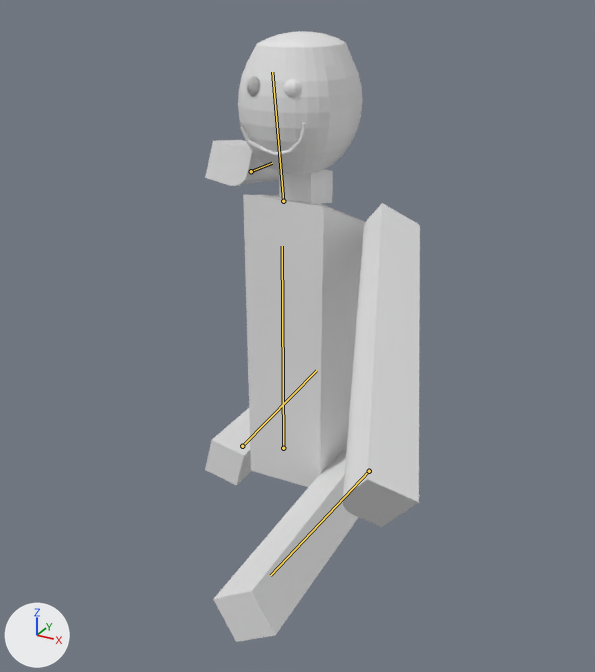
Renders of the FBX model Assets/game_guy 1.fbx from each side of a commit.
Before and after are seen from a camera (50 mm lens) standing at (8.79, -14.28, 16.48) and looking at (0.36, 1.04, 8.82). The axes (+X, +Y, +Z) are drawn at lower left. The lights are the same throughout. Both versions are drawn at frame 24 of the action 'Armature|Running'; the numbers are the values there. The bones that change are drawn over the model as lines.
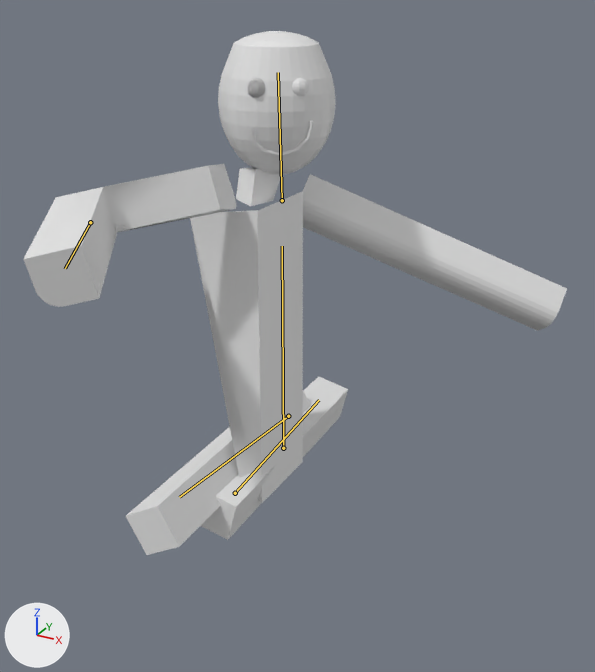
The change, as a list of edits to the scene's bpy script:
```text
Change bone_bone:
    where bone_bone = bpy.data.objects['Armature'].pose.bones['Bone']
    bone_bone.rotation_quaternion: (1.0, 0.0, 0.0, 0.0) -> (0.707, 0.0, 0.707, 0.0)  # degrees (0, 0, 0) -> degrees (0, 90, 0)
Change bone_bone_009:
    where bone_bone_009 = bpy.data.objects['Armature'].pose.bones['Bone.009']  # child of 'Bone.008'
    bone_bone_009.rotation_quaternion: (1.0, 0.0, 0.0, 0.0) -> (0.617, -0.699, -0.044, 0.358)  # degrees (0, 0, 0) -> degrees (-89, 26, 34)
Change bone_bone_005:
    where bone_bone_005 = bpy.data.objects['Armature'].pose.bones['Bone.005']  # child of 'Bone.004'
    bone_bone_005.rotation_quaternion: (1.0, -0.001, 0.031, 0.003) -> (0.881, 0.014, -0.47, -0.05)  # degrees (0, 4, 0) -> degrees (7, -56, -10)
Change bone_rightlowerleg:
    where bone_rightlowerleg = bpy.data.objects['Armature'].pose.bones['RightLowerLeg']
    bone_rightlowerleg.location: (0.0, 0.0, 0.0) -> (-0.488, -0.175, -0.211)
Change bone_leftlowerleg:
    where bone_leftlowerleg = bpy.data.objects['Armature'].pose.bones['LeftLowerLeg']
    bone_leftlowerleg.location: (0.0, 0.0, 0.0) -> (0.158, -0.238, 0.49)
```

Boxes [x1, y1, x2, y2] around the edits, measured in the pictures (595 x 672 px):
'Cube', posed
    before: [243, 195, 365, 487]
    after: [190, 191, 303, 503]
'Cube.003', posed (240% wider, 51% shorter)
    before: [343, 203, 420, 527]
    after: [303, 174, 567, 331]
'Cube.002', posed
    before: [213, 446, 358, 642]
    after: [126, 391, 311, 555]
'Sphere', posed
    before: [238, 31, 362, 175]
    after: [218, 31, 336, 175]
'Cube.004', posed
    before: [205, 140, 279, 186]
    after: [24, 164, 236, 307]
'Cube.001', posed
    before: [205, 408, 251, 485]
    after: [201, 376, 348, 540]
'Cube.005', posed (16% narrower, 8% taller)
    before: [279, 169, 333, 204]
    after: [236, 168, 281, 206]
'Cylinder', posed
    before: [240, 123, 307, 157]
    after: [251, 121, 314, 157]
'Sphere.003', posed
    before: [284, 79, 301, 98]
    after: [292, 78, 309, 96]
bone 'Bone.009', root to tip
    before: (251, 171) to (272, 163)
    after: (90, 222) to (65, 268)
bone 'Bone.005', root to tip
    before: (283, 201) to (272, 72)
    after: (282, 200) to (278, 72)
bone 'RightLowerLeg', root to tip
    before: (242, 446) to (316, 370)
    after: (235, 493) to (319, 400)
bone 'LeftLowerLeg', root to tip
    before: (369, 471) to (270, 575)
    after: (288, 416) to (179, 497)
